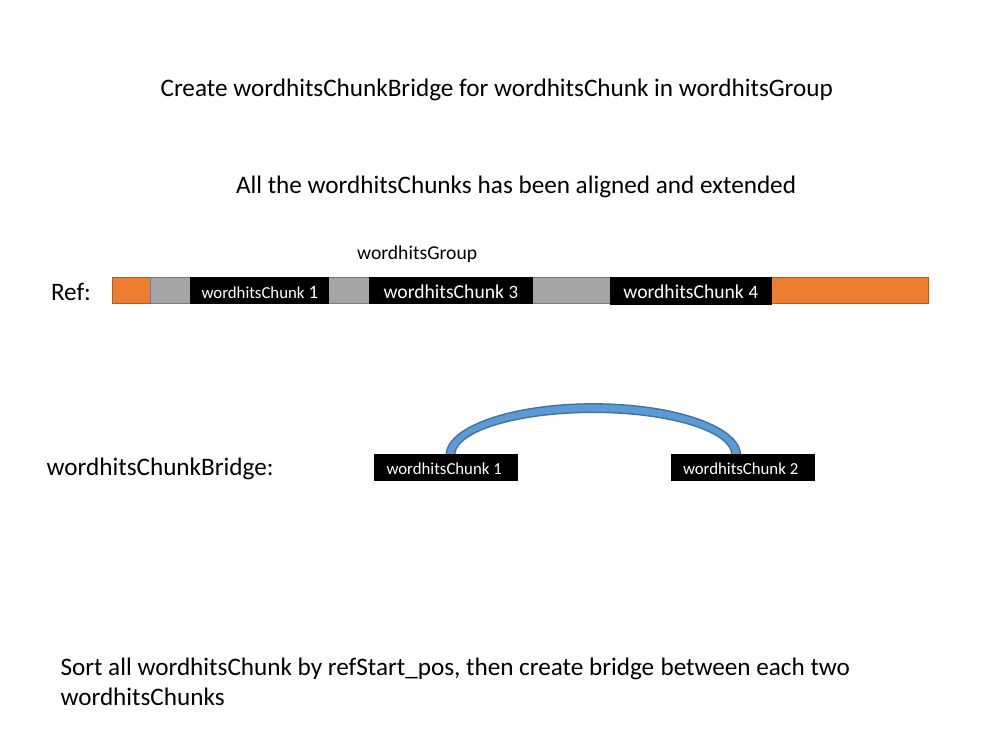
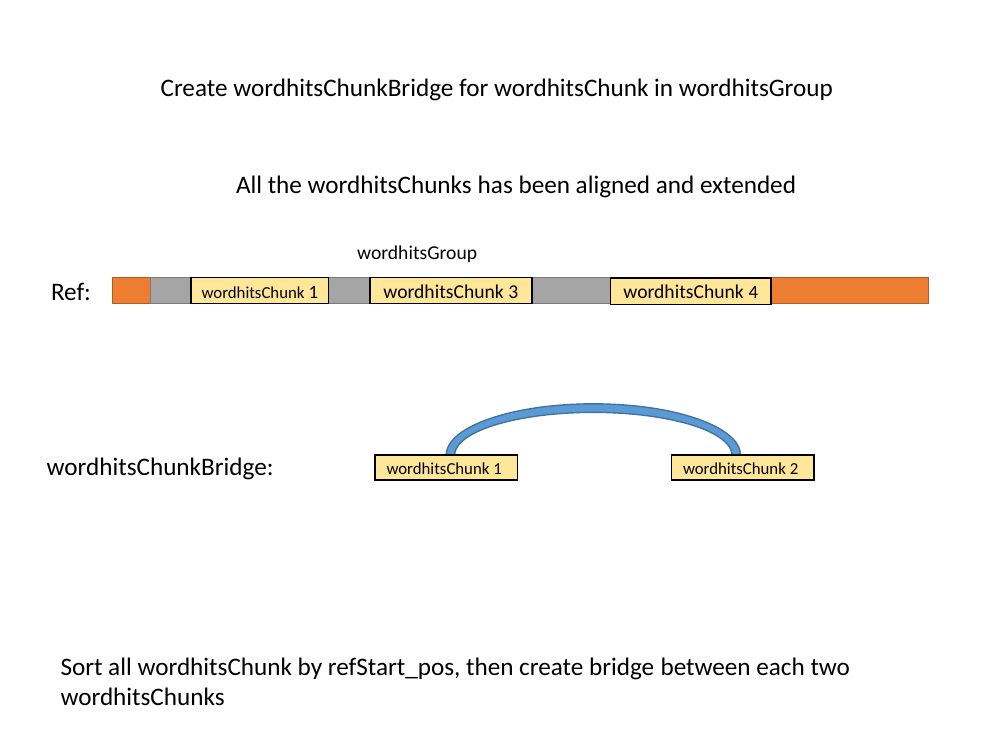
Before and after one commit to ganyfml/olegosa2, a slide deck: slide 9 of doc/Olego_SA.pptx. Drawn at 1008x756 pixels with LibreOffice and Linux fonts; fonts in the diff are those of the drawing. Boxes give left, top, right and bottom in pixels: in the first picture for what was removed or moved away, otherwise in the second. Text is boxed around its words. In the diff, an @@ line names an element or a change of style, - is before the commit and + after.

Commit message:
doc imporved to show wordhits and wordhitChunks are belong to wordHitsgroup

```diff
--- a/doc/Olego_SA.pptx
+++ b/doc/Olego_SA.pptx
@@ rectangle "wordhitsChunk 3" at bbox=[370, 277, 532, 303]: size 13.5 to 14 pt in "3"; text colour #FFFFFF to #000000; fill #000000 to #FFE699 @@
@@ text colour #FFFFFF to #000000; fill #000000 to #FFE699 in 4 elements at bbox=[192, 277, 329, 303], bbox=[611, 278, 771, 304], bbox=[375, 455, 517, 480], bbox=[671, 455, 813, 480] @@
```
Also in this commit, not shown: 6 other slides changed.
